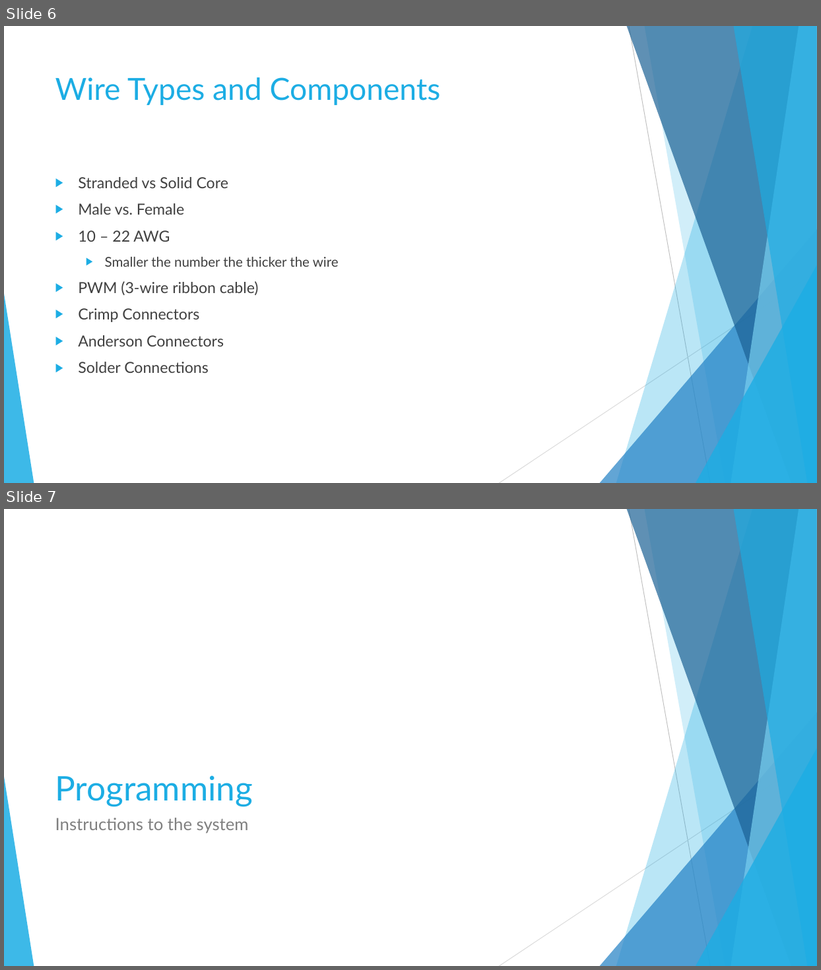
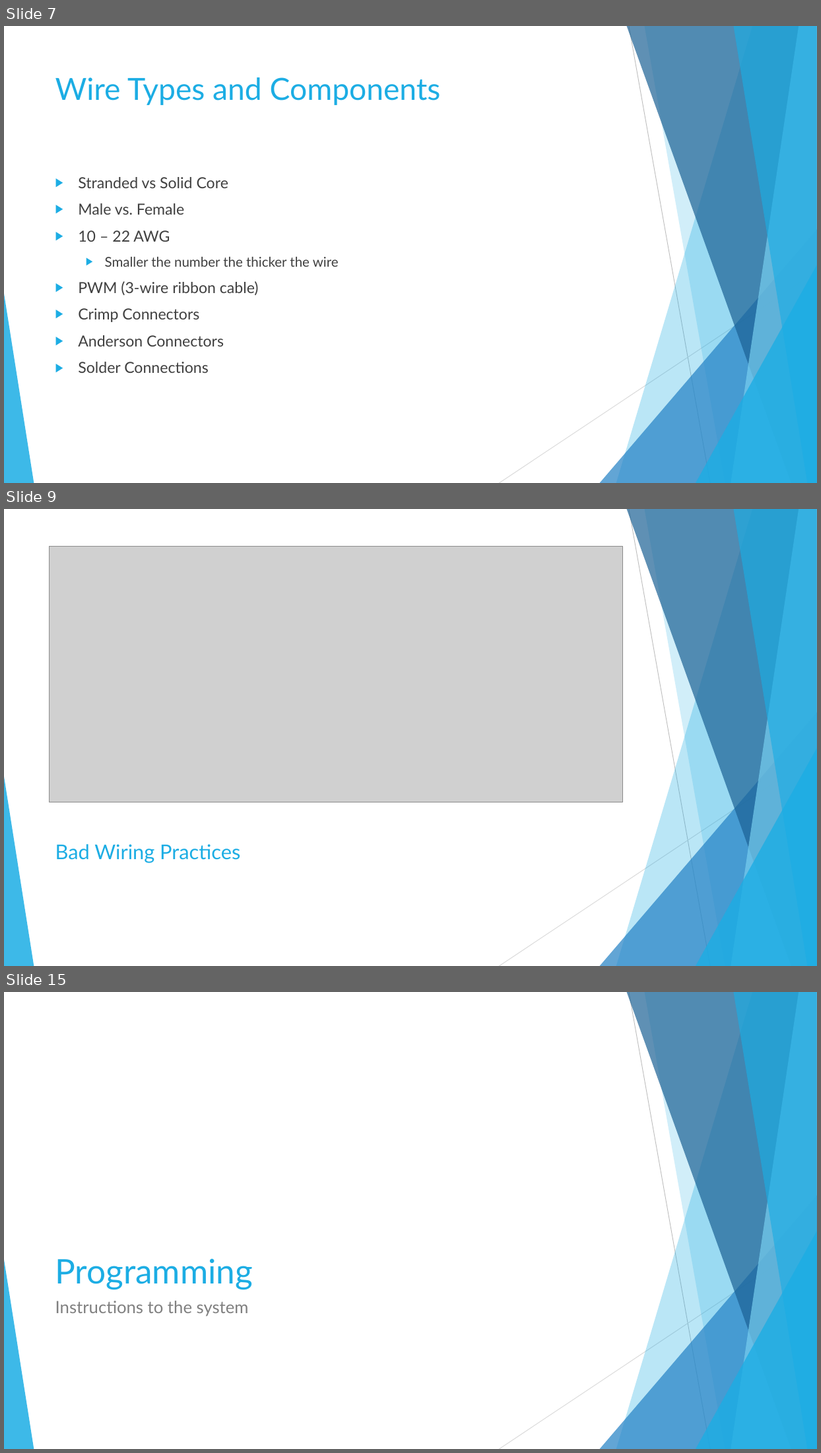
Before and after one commit to RoboEagles/Resources, a slide deck: Lessons/Control Systems.pptx. Shown one above the other, each under a label of ours: slides 6 and 7 before the commit, slides 7, 9 and 15 after it; the slides between them are not shown. The pictures are 821x970 and 821x1453 pixels, drawn with LibreOffice and Linux fonts; fonts in the diff are those of the drawing; grey boxes stand for pictures. Boxes give left, top, right and bottom in pixels: in the first picture for what was removed or moved away, otherwise in the second. Text is boxed around its words. In the diff, an @@ line names an element or a change of style, - is before the commit and + after.

```diff
--- a/Lessons/Control Systems.pptx
+++ b/Lessons/Control Systems.pptx
@@ slide 9 added at box(4, 509, 817, 966), background #FFFFFF; not listed: 10 template elements that a slide beside it also shows @@
@@ picture added at box(49, 546, 622, 803) @@
@@ title added at box(55, 844, 240, 863), 24 pt, text #1CADE4 @@
+Bad Wiring Practices
@@ what was slide 6 is now slide 7 @@
@@ what was slide 7 is now slide 15 @@
```
Also in this commit, not shown: 8 other slides added, 1 slide removed.
